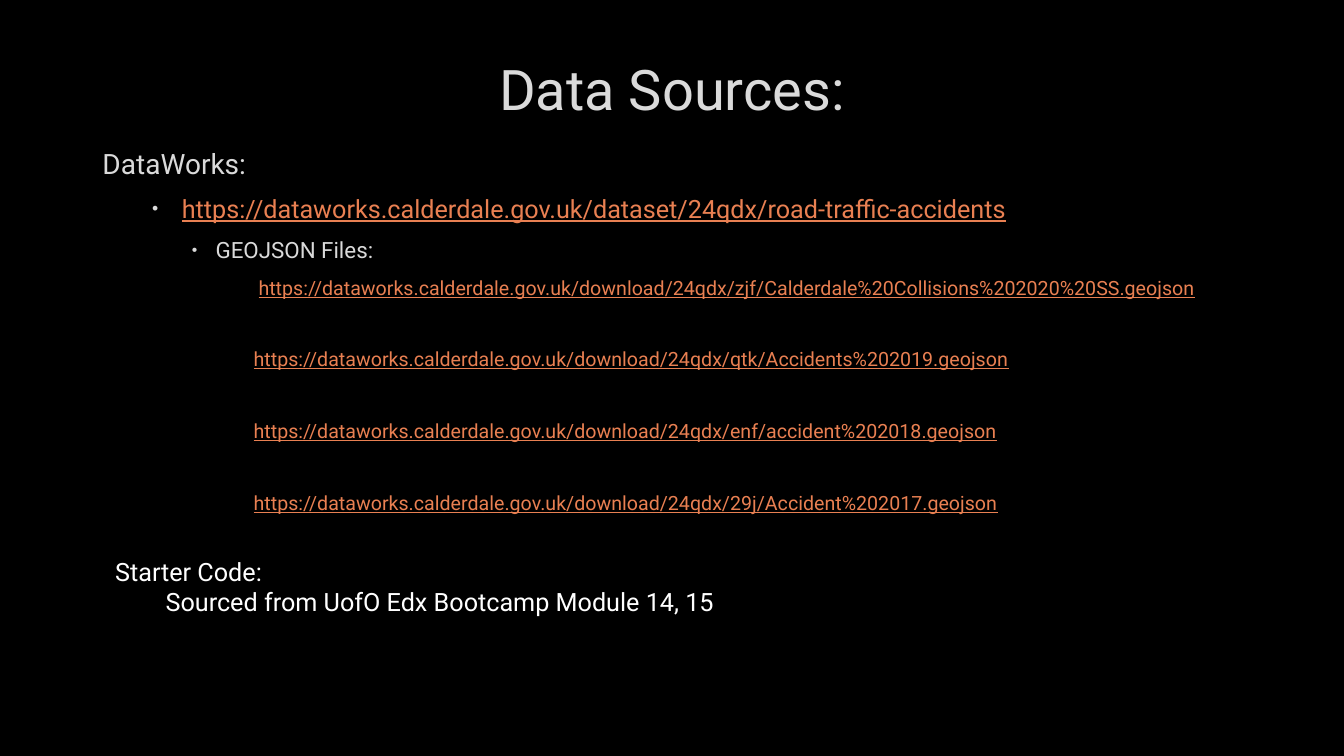
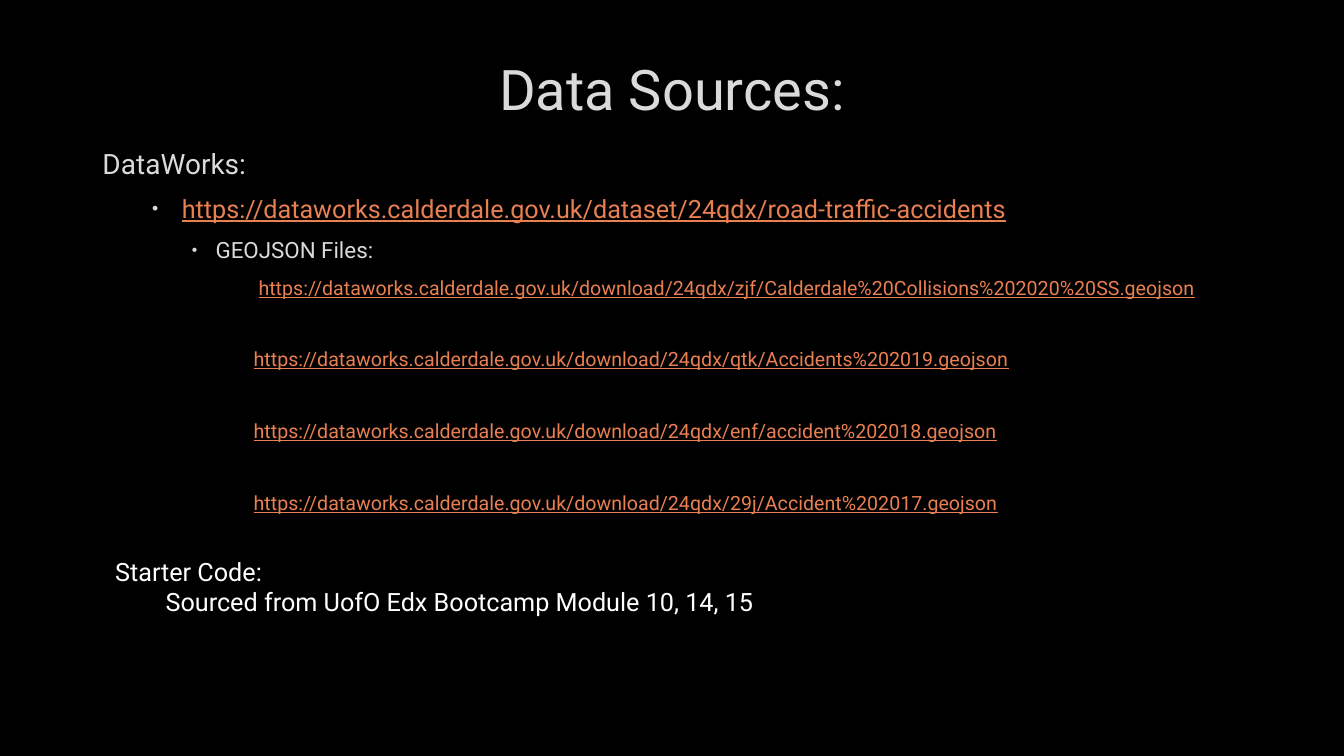
Before and after one commit to SarahMcLain/project_3, a slide deck: slide 3 of project_3_presentation.pptx. Drawn at 1344x756 pixels with LibreOffice and Linux fonts; fonts in the diff are those of the drawing; background and template pictures are left out. Boxes give left, top, right and bottom in pixels: in the first picture for what was removed or moved away, otherwise in the second. Text is boxed around its words. In the diff, an @@ line names an element or a change of style, - is before the commit and + after.

```diff
--- a/project_3_presentation.pptx
+++ b/project_3_presentation.pptx
@@ text at <box>166,592,753,616</box>: text changed @@
-Sourced from UofO Edx Bootcamp Module 14, 15
+Sourced from UofO Edx Bootcamp Module 10, 14, 15
```
Also in this commit, not shown: 2 other slides changed, 1 slide removed, 14 other files.
